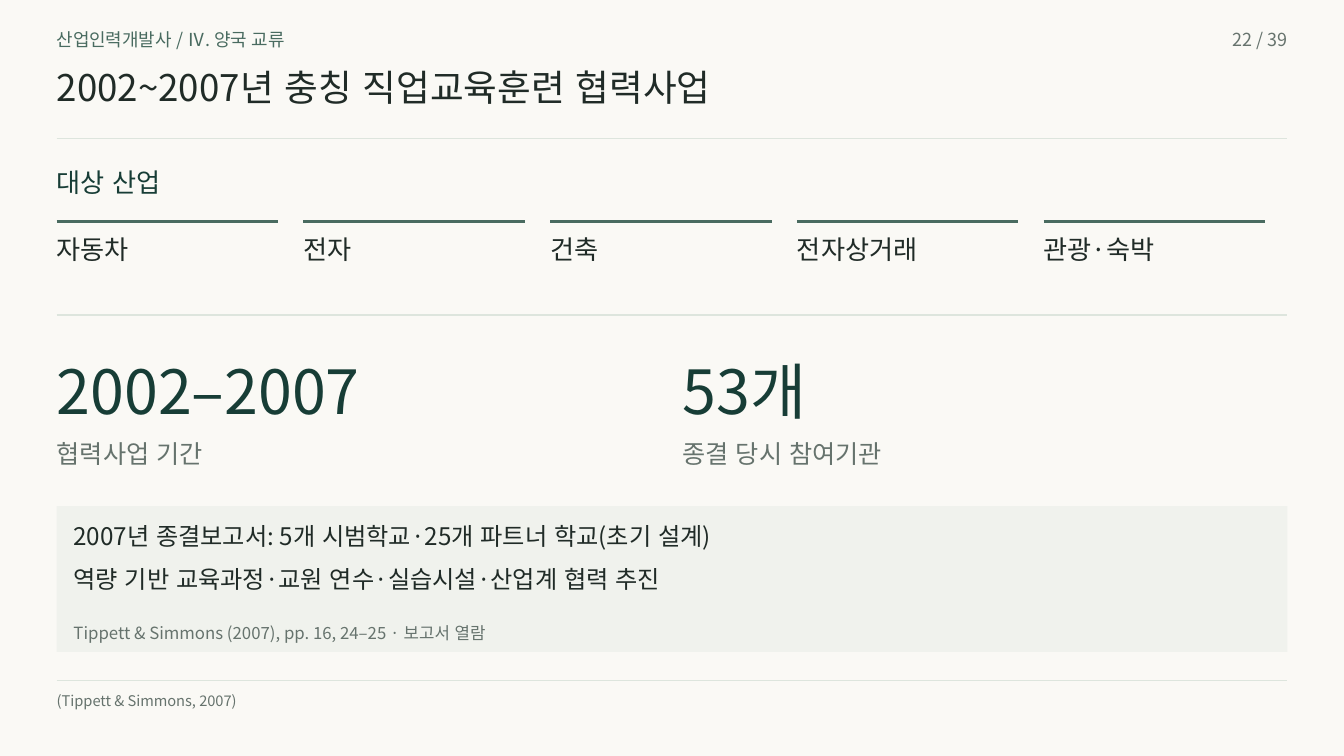
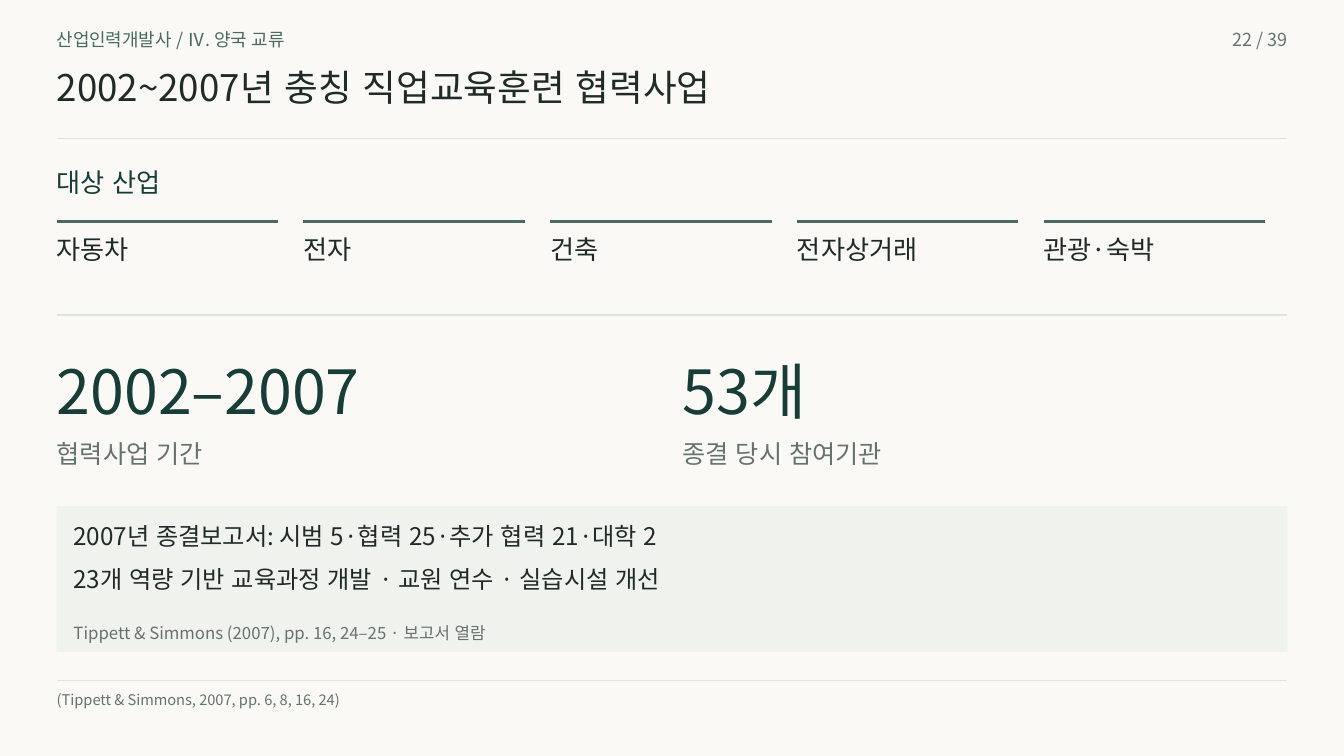
Before and after one commit to 01Chungee10/vet-history-rehearsal, a slide deck: slide 22 of au-cn-2026/presentation.pptx. Drawn at 1344x756 pixels with LibreOffice and Linux fonts; fonts in the diff are those of the drawing. Boxes give left, top, right and bottom in pixels: in the first picture for what was removed or moved away, otherwise in the second. Text is boxed around its words. In the diff, an @@ line names an element or a change of style, - is before the commit and + after.

```diff
--- a/au-cn-2026/presentation.pptx
+++ b/au-cn-2026/presentation.pptx
@@ text at <box>73,524,657,547</box>: text changed @@
-2007년 종결보고서: 5개 시범학교·25개 파트너 학교(초기 설계)
+2007년 종결보고서: 시범 5·협력 25·추가 협력 21·대학 2
@@ text at <box>73,568,659,590</box>: text changed @@
-역량 기반 교육과정·교원 연수·실습시설·산업계 협력 추진
+23개 역량 기반 교육과정 개발 · 교원 연수 · 실습시설 개선
@@ text at <box>57,693,340,709</box>: text changed @@
-(Tippett & Simmons, 2007)
+(Tippett & Simmons, 2007, pp. 6, 8, 16, 24)
```
Also in this commit, not shown: 8 other slides changed, 19 other files.
